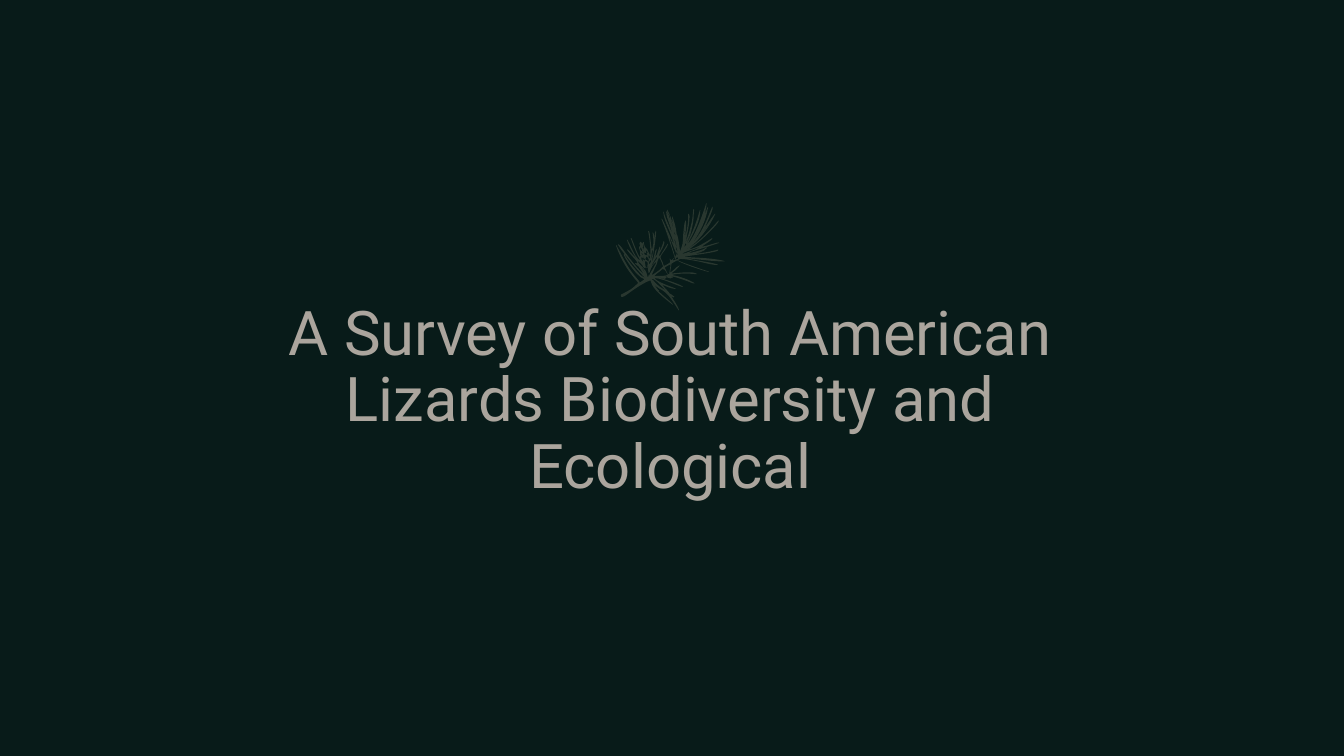
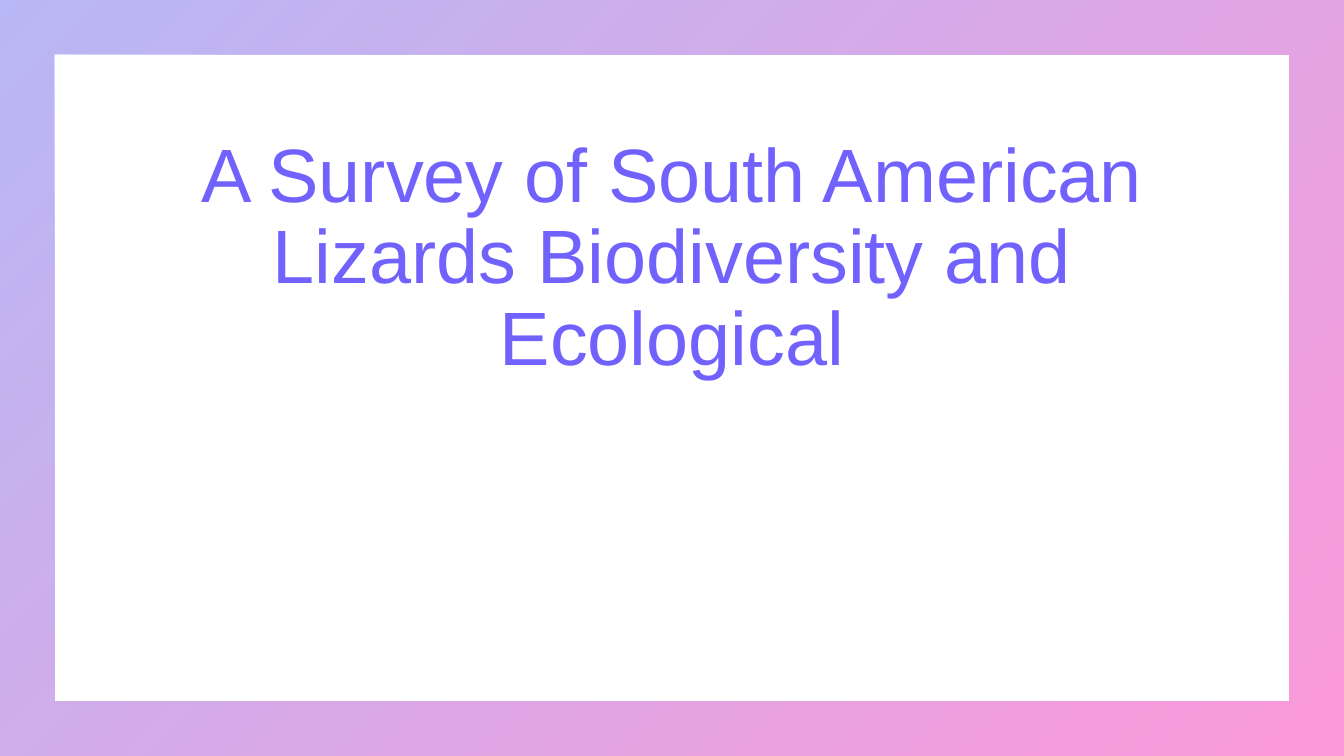
Before and after one commit to umarrasool15/Research2SlidesWebApp, a slide deck: slide 1 of src/main/resources/content/output/A Survey of South American Lizards Biodiversity and Ecological.pptx. Drawn at 1344x756 pixels with LibreOffice and Linux fonts; fonts in the diff are those of the drawing. Boxes give left, top, right and bottom in pixels: in the first picture for what was removed or moved away, otherwise in the second. Text is boxed around its words. In the diff, an @@ line names an element or a change of style, - is before the commit and + after.

```diff
--- a/src/main/resources/content/output/A Survey of South American Lizards Biodiversity and Ecological.pptx
+++ b/src/main/resources/content/output/A Survey of South American Lizards Biodiversity and Ecological.pptx
@@ background #081B19 to #FFFFFF @@
@@ frame added at (0,0,1344,756), fill gradient #4D4EE6 to #F900A0 @@
@@ title "A Survey of South American ...": place and size @@
-title "A Survey of South American ..." at (289,308,1051,501)
+title "A Survey of South American ..." at (201,147,1142,379)
@@ title "A Survey of South American ..." at (201,147,1142,379): size 44 to 54 pt, font Roboto to Arial, text colour #E2D4CA at 75% opacity to gradient #7162FE to #F900A0 @@
@@ freeform shape removed at (601,197,740,325) @@
```
Also in this commit, not shown: 2 other slides changed, 6 slides added, 6 slides removed, 8 other files.
